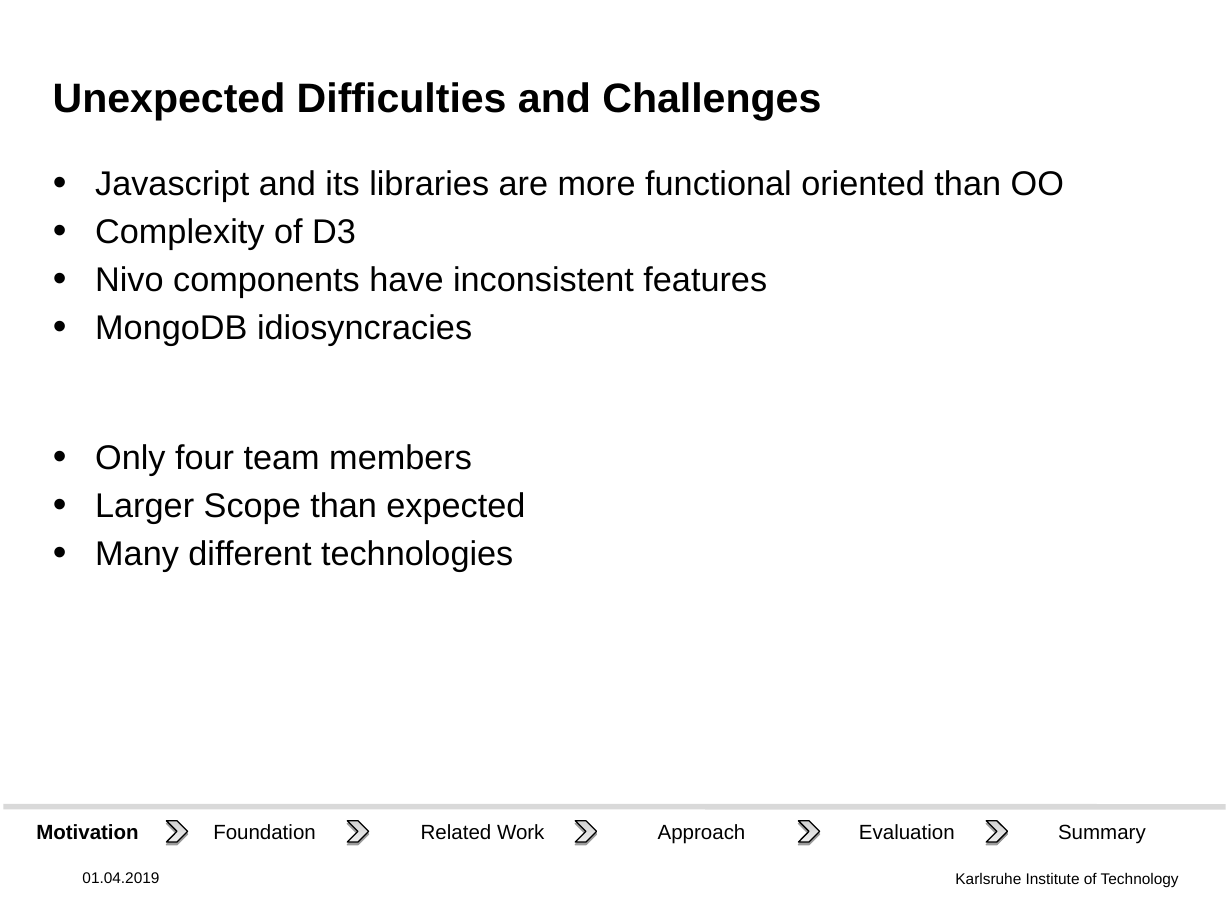
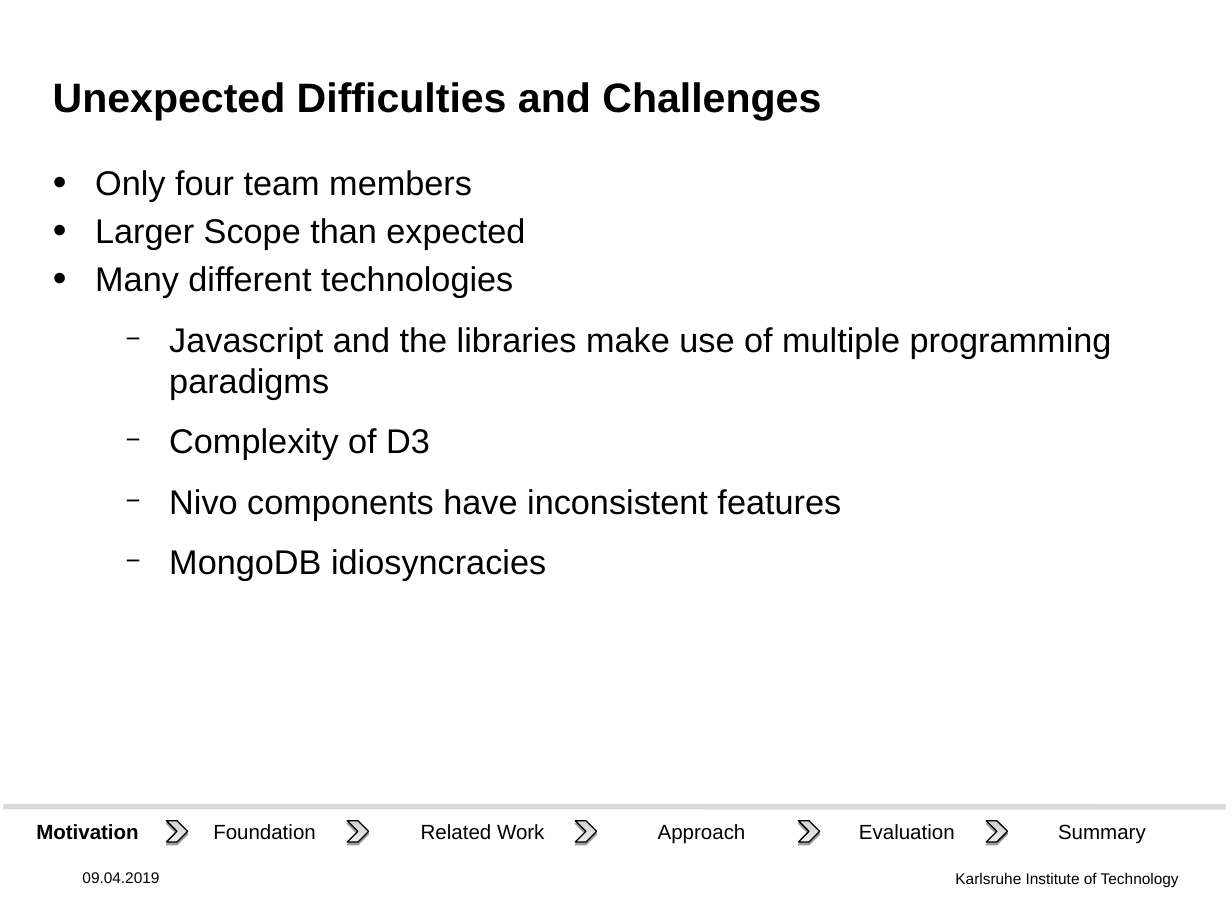
Before and after one commit to DHSTTOS/documents, a slide deck: slide 19 of final_presentation/final-pres3.odp (slide 12 before the commit). Drawn at 1232x924 pixels with LibreOffice and Linux fonts; fonts in the diff are those of the drawing; background and template pictures are left out. Boxes give left, top, right and bottom in pixels: in the first picture for what was removed or moved away, otherwise in the second. Text is boxed around its words. In the diff, an @@ line names an element or a change of style, - is before the commit and + after.

Commit message:
Updates to slides. Add back-end design "speech bubbles". Add logos.

```diff
--- a/final_presentation/final-pres3.odp
+++ b/final_presentation/final-pres3.odp
@@ text at bbox=[95, 170, 1112, 399]: text changed @@
-• Javascript and its libraries are more functional oriented than OO
+• Only four team members
+• Larger Scope than expected
+• Many different technologies
+  − Javascript and the libraries make use of multiple programming paradigms
@@ text at bbox=[95, 444, 525, 571]: paragraphs removed @@
-• Only four team members
-• Larger Scope than expected
-• Many different technologies
@@ text at bbox=[169, 428, 841, 581]: bullet • to −; list level 1 to 2 in "Complexity of D3"; list level 1 to 2 in "Nivo components have inconsistent features"; list level 1 to 2 in "MongoDB idiosyncracies" @@
@@ text at bbox=[82, 872, 159, 883]: text changed @@
-01.04.2019
+09.04.2019
```
Also in this commit, not shown: 13 other slides changed, 7 slides added, 1 slide removed, 1 other file.
